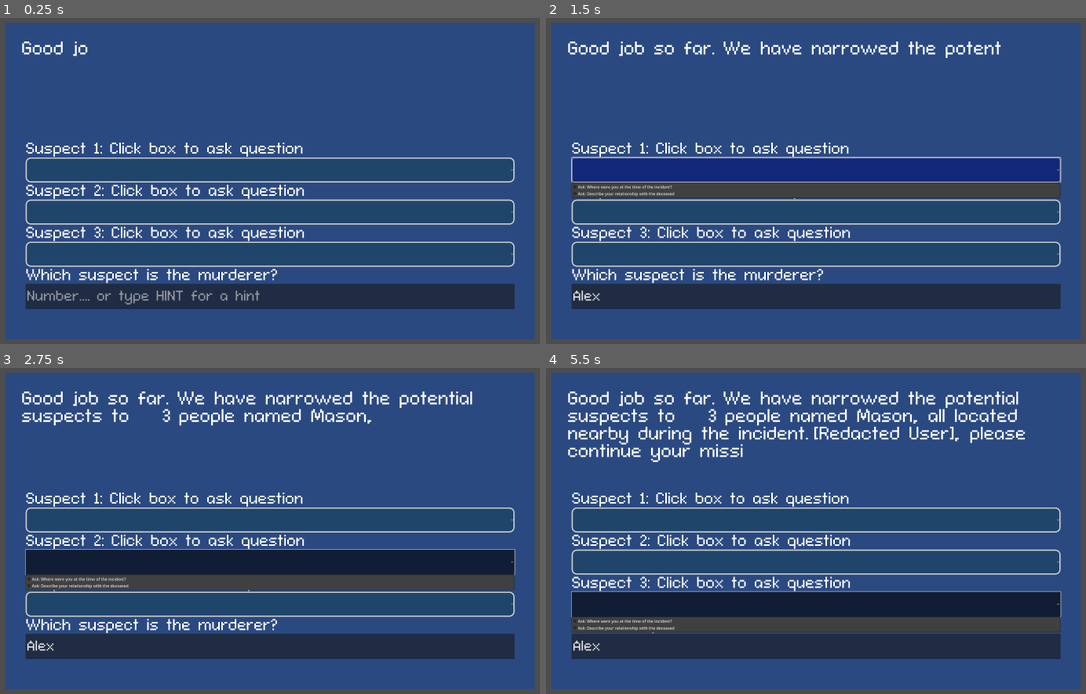
Above: before the commit, frames 1-4 (two rows, left to right).
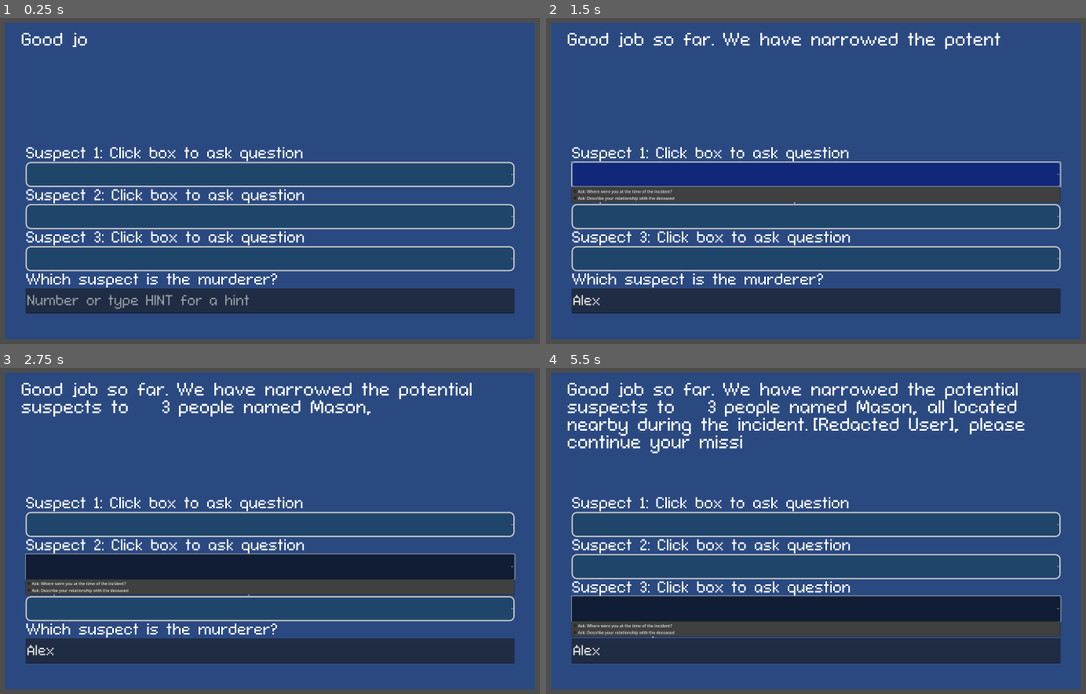
Above: after the commit, the same moments.

Repository: Flappyfroggy/murder.exe
Game: Godot game, scene res://scenes/puzzle_2.tscn
The game is run twice, just before and just after one commit, with the same random seed, the same clock (stepped at 60 frames per second) and the same inputs. This scene is started directly instead of the project's main scene.
Inputs (mouse positions are in pixels of both pictures, inside the frame that each line leads up to; where the layout moved, square brackets give the same spot in the first picture):
- Up to frame 1 (0.25 s): no input
- Up to frame 2 (1.5 s): click (816, 295) at 0.52 s; type "Alex" at 0.6 s; click (816, 174) [816, 171] at 1.25 s
- Up to frame 3 (2.75 s): click (270, 566) [270, 563] at 2 s
- Up to frame 4 (5.5 s): click (816, 609) [816, 602] at 2.75 s

The runs differ from the first frame. In frame 1, 13% of the frame differs, in the area x 3-96%, y 4-91%; in frame 2, 15%; in frame 3, 17%; in frame 4, 20%.

Commit message:
everything working + page for finishing case 1

Diff:
--- a/e.gd
+++ b/e.gd
@@ -1,3 +1,7 @@
 extends Node
 var taskshown: bool = false
 var riddle1shown: bool = false
+var riddle1_complete: bool = false
+var shownriddle2: bool = false
+var finishedcase1: bool = false
+var shown_finishcase1: bool = false
--- /dev/null
+++ b/finished_murder_1.gd
@@ -0,0 +1,4 @@
+extends Control
+@onready var animation = $AnimationPlayer
+func _ready():
+	animation.play("typewriter")
--- /dev/null
+++ b/scenes/finished_murder_1.tscn
@@ -0,0 +1,89 @@
+[gd_scene load_steps=6 format=3 uid="uid://crifdnmkqw85b"]
+
+[ext_resource type="Script" uid="uid://43nhdn0v7csx" path="res://finished_murder_1.gd" id="1_h7213"]
+[ext_resource type="Theme" uid="uid://sq0n6lqukxx5" path="res://theme.tres" id="2_re3g1"]
+
+[sub_resource type="Animation" id="Animation_yywr8"]
+resource_name = "typewriter"
+length = 7.0
+tracks/0/type = "value"
+tracks/0/imported = false
+tracks/0/enabled = true
+tracks/0/path = NodePath("RichTextLabel:visible_ratio")
+tracks/0/interp = 1
+tracks/0/loop_wrap = true
+tracks/0/keys = {
+"times": PackedFloat32Array(0, 7),
+"transitions": PackedFloat32Array(1, 1),
+"update": 0,
+"values": [0.0, 1.0]
+}
+
+[sub_resource type="Animation" id="Animation_f6wgn"]
+length = 0.001
+tracks/0/type = "value"
+tracks/0/imported = false
+tracks/0/enabled = true
+tracks/0/path = NodePath("RichTextLabel:visible_ratio")
+tracks/0/interp = 1
+tracks/0/loop_wrap = true
+tracks/0/keys = {
+"times": PackedFloat32Array(0),
+"transitions": PackedFloat32Array(1),
+"update": 0,
+"values": [0.0]
+}
+
+[sub_resource type="AnimationLibrary" id="AnimationLibrary_nw4ng"]
+_data = {
+&"RESET": SubResource("Animation_f6wgn"),
+&"typewriter": SubResource("Animation_yywr8")
+}
+
+[node name="finished_murder1" type="Control"]
+layout_mode = 3
+anchors_preset = 15
+anchor_right = 1.0
+anchor_bottom = 1.0
+grow_horizontal = 2
+grow_vertical = 2
+script = ExtResource("1_h7213")
+
+[node name="ColorRect" type="ColorRect" parent="."]
+layout_mode = 1
+anchors_preset = 8
+anchor_left = 0.5
+anchor_top = 0.5
+anchor_right = 0.5
+anchor_bottom = 0.5
+offset_left = -1054.5
+offset_top = -632.0
+offset_right = 1054.5
+offset_bottom = 632.0
+grow_horizontal = 2
+grow_vertical = 2
+color = Color(0.1658459, 0.28475168, 0.5073147, 1)
+
+[node name="RichTextLabel" type="RichTextLabel" parent="."]
+layout_mode = 1
+anchors_preset = 8
+anchor_left = 0.5
+anchor_top = 0.5
+anchor_right = 0.5
+anchor_bottom = 0.5
+offset_left = -994.0
+offset_top = -574.0
+offset_right = 988.0
+offset_bottom = 280.0
+grow_horizontal = 2
+grow_vertical = 2
+theme = ExtResource("2_re3g1")
+theme_override_font_sizes/normal_font_size = 100
+text = "Congrats on solving the first case.  Thanks to your help, we now know that the murderer was a hitman hired by someone working under the government. Why, we still don't know. For now, [Redacted User],  continue examining the remaining cases. "
+visible_characters = 0
+visible_ratio = 0.0
+
+[node name="AnimationPlayer" type="AnimationPlayer" parent="."]
+libraries = {
+&"": SubResource("AnimationLibrary_nw4ng")
+}
--- a/scenes/game.gd
+++ b/scenes/game.gd
@@ -1,13 +1,29 @@
 extends Node2D
 @onready var task_preload = preload("res://scenes/your_task.tscn")
 @onready var riddle1_preload = preload("res://scenes/riddle_1.tscn")
+@onready var riddle2_preload = preload("res://scenes/puzzle_2.tscn")
+@onready var finishcase1_preload = preload("res://scenes/finished_murder_1.tscn")
+var riddle1
+var riddle2
+var finishcase1
 func _ready():
 	var task = task_preload.instantiate()
 	task.position = Vector2(1256,748)
 	add_child(task)
 func _process(_float) -> void:
 	if e.taskshown and not e.riddle1shown:
-		var riddle1 = riddle1_preload.instantiate()
+		riddle1 = riddle1_preload.instantiate()
 		riddle1.position = Vector2(1256,748)
 		add_child(riddle1)
 		e.riddle1shown = true
+	if e.taskshown and e.riddle1_complete and not e.shownriddle2:
+		riddle1.hide()
+		riddle2 = riddle2_preload.instantiate()
+		riddle2.position = Vector2(1256,748)
+		add_child(riddle2)
+		e.shownriddle2 = true
+	if e.finishedcase1 and not e.shown_finishcase1:
+		finishcase1 = finishcase1_preload.instantiate()
+		finishcase1.position = Vector2(1256,748)
+		add_child(finishcase1)
+		e.shown_finishcase1 = true
--- a/scenes/puzzle_2.gd
+++ b/scenes/puzzle_2.gd
@@ -3,7 +3,8 @@
 @onready var suspect1 = $VBoxContainer/Label
 @onready var suspect2 = $VBoxContainer/Label2
 @onready var suspect3 = $VBoxContainer/Label3
-@onready var murderer = $"VBoxContainer/enter name"
+@onready var murderer = $"VBoxContainer/murderer_name"
+@onready var timer = $Timer
 func _ready():
 	animation.play("typewriter")
 
@@ -32,7 +33,12 @@
 func _on_enter_name_text_submitted(new_text: String) -> void:
 	if new_text == "2":
 		murderer.text = "That sounds right. We can take it from here."
+		timer.start()
 	if not new_text == "2" and not new_text == "HINT":
 		murderer.text = "Are you sure? (RETRY)"
 	if new_text == "HINT":
 		murderer.text = "As mentioned previously, the incident occured during daytime."
+
+
+func _on_timer_timeout() -> void:
+	e.finishedcase1 = true
--- a/scenes/puzzle_2.tscn
+++ b/scenes/puzzle_2.tscn
@@ -48,6 +48,7 @@
 grow_horizontal = 2
 grow_vertical = 2
 script = ExtResource("1_f6wgn")
+metadata/_edit_use_anchors_ = true
 
 [node name="ColorRect" type="ColorRect" parent="."]
 layout_mode = 1
@@ -71,10 +72,10 @@
 anchor_top = 0.5
 anchor_right = 0.5
 anchor_bottom = 0.5
-offset_left = -990.0
-offset_top = -562.0
-offset_right = 990.0
-offset_bottom = -185.0
+offset_left = -992.0
+offset_top = -597.0
+offset_right = 988.0
+offset_bottom = -218.0
 grow_horizontal = 2
 grow_vertical = 2
 theme = ExtResource("1_yywr8")
@@ -90,17 +91,18 @@
 
 [node name="VBoxContainer" type="VBoxContainer" parent="."]
 layout_mode = 1
-anchors_preset = -1
+anchors_preset = 8
 anchor_left = 0.5
-anchor_top = 0.776
+anchor_top = 0.5
 anchor_right = 0.5
-anchor_bottom = 0.90466666
+anchor_bottom = 0.5
 offset_left = -973.5
-offset_top = -572.0
+offset_top = -222.0
 offset_right = 973.5
+offset_bottom = 610.0
 grow_horizontal = 2
-grow_vertical = 0
-metadata/_edit_use_anchors_ = true
+grow_vertical = 2
+alignment = 1
 
 [node name="Label" type="Label" parent="VBoxContainer"]
 layout_mode = 2
@@ -163,9 +165,13 @@
 layout_mode = 2
 size_flags_vertical = 4
 theme = ExtResource("1_yywr8")
-placeholder_text = "Number.... or type HINT for a hint"
+placeholder_text = "Number  or type HINT for a hint"
+
+[node name="Timer" type="Timer" parent="."]
+wait_time = 2.5
 
 [connection signal="item_selected" from="VBoxContainer/OptionButton" to="." method="_on_option_button_item_selected"]
 [connection signal="item_selected" from="VBoxContainer/OptionButton2" to="." method="_on_option_button_2_item_selected"]
 [connection signal="item_selected" from="VBoxContainer/OptionButton3" to="." method="_on_option_button_3_item_selected"]
 [connection signal="text_submitted" from="VBoxContainer/enter name" to="." method="_on_enter_name_text_submitted"]
+[connection signal="timeout" from="Timer" to="." method="_on_timer_timeout"]
--- a/scenes/riddle_1.gd
+++ b/scenes/riddle_1.gd
@@ -16,4 +16,4 @@
 
 
 func _on_to_next_puzzle_timeout() -> void:
-	get_tree().change_scene_to_file("res://scenes/puzzle_2.tscn")
+	e.riddle1_complete = true
Not shown, added: finished_murder_1.gd.uid
